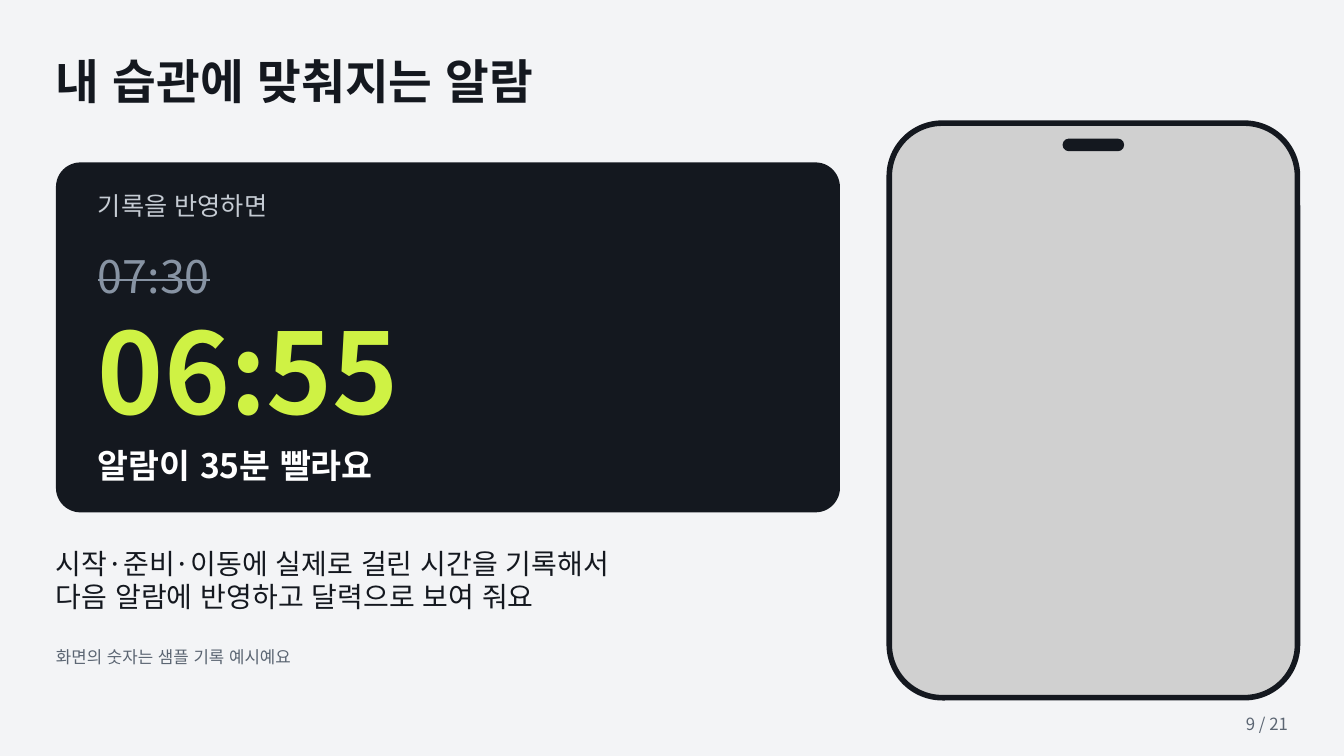
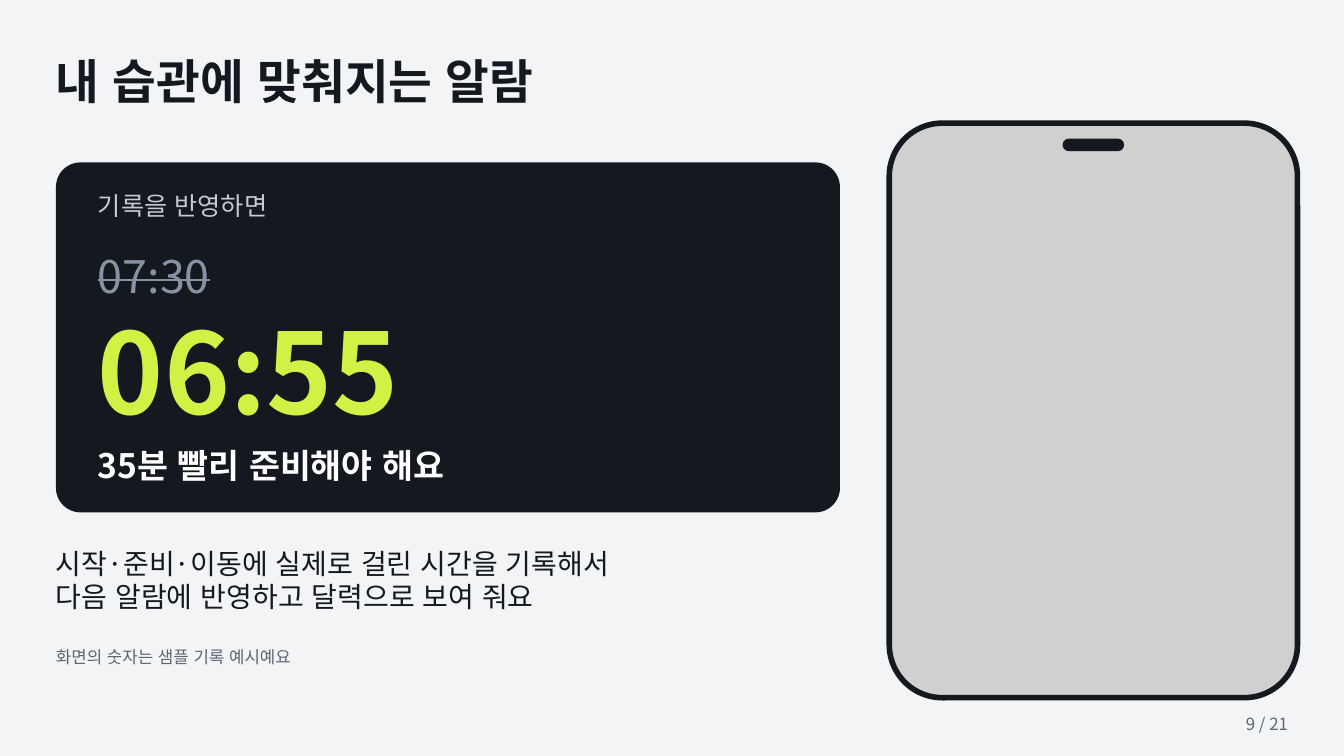
Before and after one commit to tinasong200074-spec/Righttime, a slide deck: slide 9 of docs/발표/제때_발표.pptx. Drawn at 1344x756 pixels with LibreOffice and Linux fonts; fonts in the diff are those of the drawing; grey boxes stand for pictures. Boxes give left, top, right and bottom in pixels: in the first picture for what was removed or moved away, otherwise in the second. Text is boxed around its words. In the diff, an @@ line names an element or a change of style, - is before the commit and + after.

```diff
--- a/docs/발표/제때_발표.pptx
+++ b/docs/발표/제때_발표.pptx
@@ text at box(98, 449, 444, 481): text changed @@
-알람이 35분 빨라요
+35분 빨리 준비해야 해요
```
Also in this commit, not shown: 1 other file.
